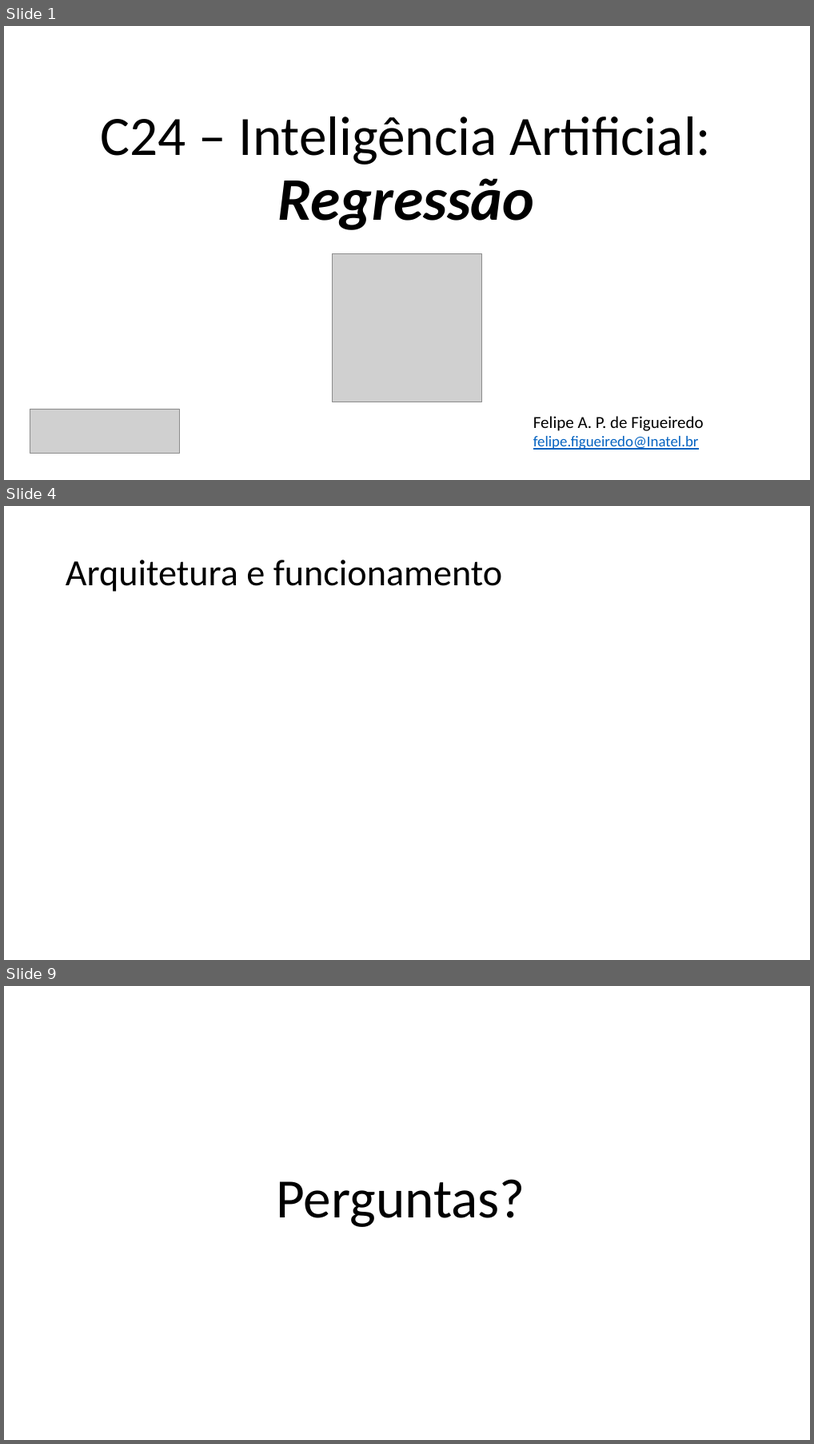
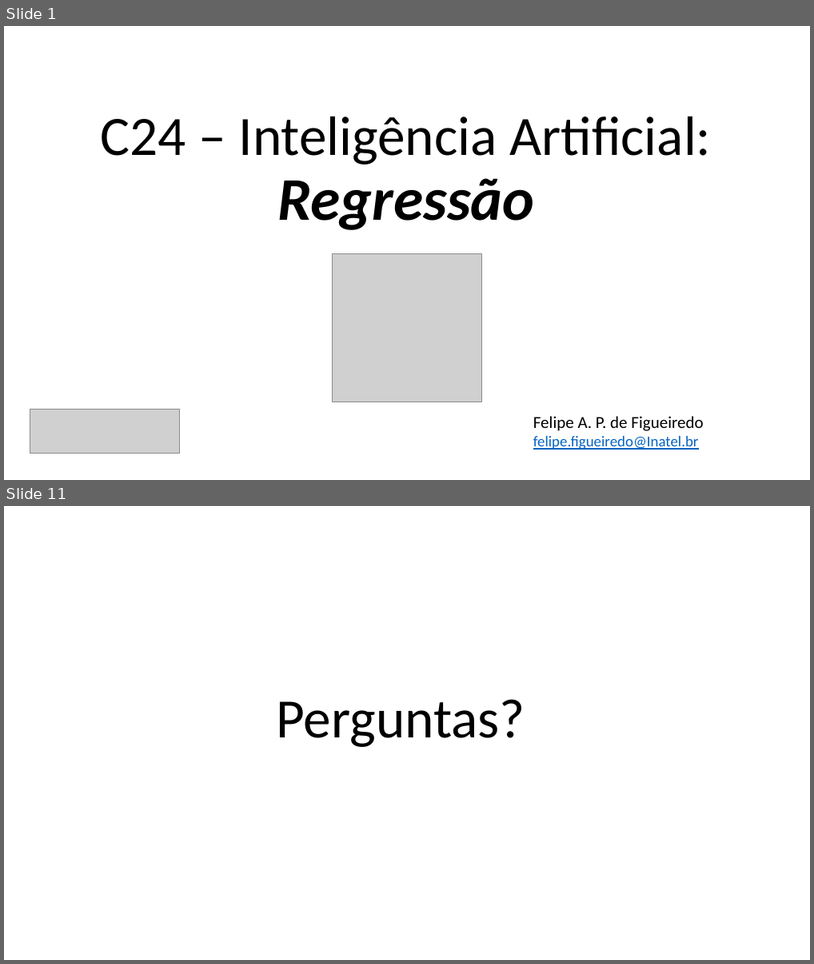
Before and after one commit to zz4fap/c24_inteligencia_artificial, a slide deck: slides/C24_Regressão.pptx. Shown one above the other, each under a label of ours: slides 1, 4 and 9 before the commit, slides 1 and 11 after it; the slides between them are not shown. The pictures are 814x1444 and 814x964 pixels, drawn with LibreOffice and Linux fonts; fonts in the diff are those of the drawing; grey boxes stand for pictures. Boxes give left, top, right and bottom in pixels: in the first picture for what was removed or moved away, otherwise in the second. Text is boxed around its words. In the diff, an @@ line names an element or a change of style, - is before the commit and + after.

```diff
--- a/slides/C24_Regressão.pptx
+++ b/slides/C24_Regressão.pptx
@@ slide 4 removed at (4, 506, 810, 960), background #FFFFFF @@
@@ title removed at (66, 560, 502, 592) @@
-Arquitetura e funcionamento
@@ what was slide 9 is now slide 11 @@
```
Also in this commit, not shown: 9 slides added, 6 other slides removed.
